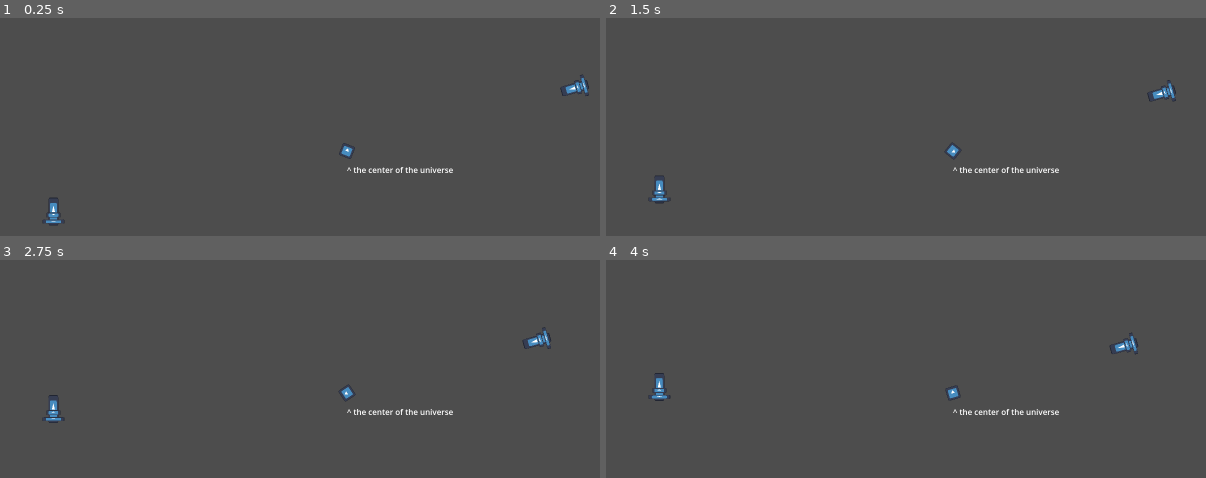
Above: before the commit, frames 1-4 (two rows, left to right).
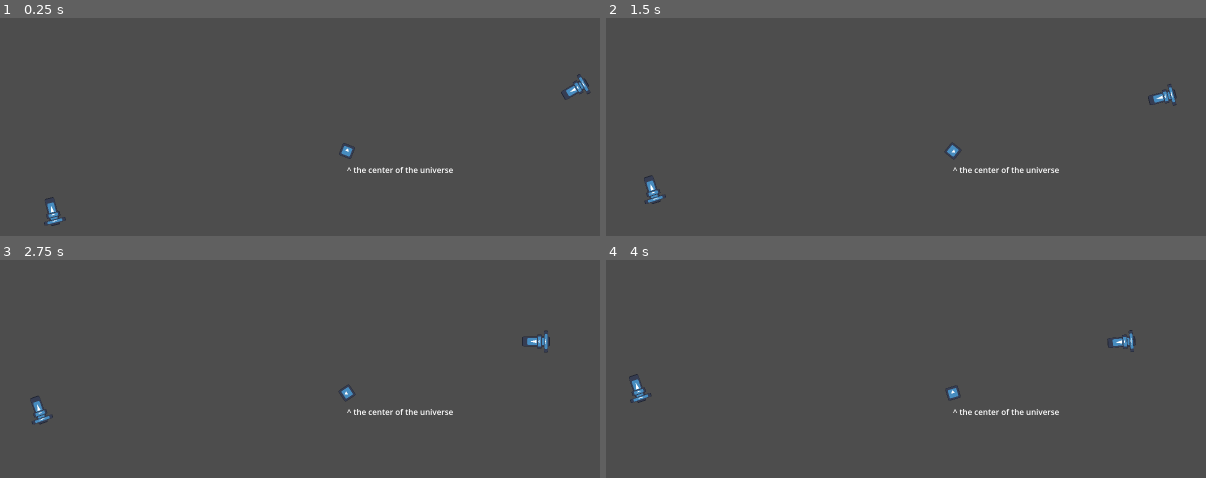
Above: after the commit, the same moments.

Repository: Bromeon/LudumDare54
Game: Godot game, scene res://Scenes/Main/Main.tscn
Two runs of this game, one before a commit and one after it. Both use one fixed random seed, a clock stepped at 60 frames per second and the inputs below. The engine's default icon, where the game draws it, is replaced by a stand-in: a white triangle on a blue panel in a dark square.
Inputs:
- Up to frame 1 (0.25 s): no input
- Up to frame 2 (1.5 s): no input
- Up to frame 3 (2.75 s): no input
- Up to frame 4 (4 s): no input

The runs differ from the first frame. In frame 1, 0.3% of the frame differs, in the area x 7-99%, y 25-95%; in frame 2, 0.5%; in frame 3, 0.5%; in frame 4, 0.6%, in the area x 3-89%, y 32-66%.

Commit message:
Smooth paths

Diff:
--- a/Scenes/Main/Main.gd
+++ b/Scenes/Main/Main.gd
@@ -15,7 +15,8 @@
 		var curve: Curve2D = path.curve
 
 		var cur = curve.get_point_position(0)
-		var next = curve.get_point_position(1)
+		var next = curve.sample(0, 0.01)
+
 		var direction = (next - cur).angle() + deg_to_rad(90)
 
 		ship.global_position = cur
--- a/Scenes/Main/Main.tscn
+++ b/Scenes/Main/Main.tscn
@@ -7,13 +7,13 @@
 
 [sub_resource type="Curve2D" id="Curve2D_jirfs"]
 _data = {
-"points": PackedVector2Array(0, 0, 0, 0, -587, 130, 0, 0, 0, 0, -588, -290, 0, 0, 0, 0, -157, -439, 0, 0, 0, 0, 655, -192, 0, 0, 0, 0, 644, 299, 0, 0, 0, 0, -432, 338, 0, 0, 0, 0, -587, 130)
+"points": PackedVector2Array(35.9188, 156.022, -35.9188, -156.022, -587, 130, -138.748, 132.021, 138.748, -132.021, -588, -290, -113.521, -14.2952, 113.521, 14.2952, -157, -439, -44.5675, -110.157, 44.5675, 110.157, 655, -192, 89.9759, -69.7944, -89.9759, 69.7944, 644, 299, 120.248, 33.6359, -120.248, -33.6359, -432, 338, 0, 0, 0, 0, -587, 130)
 }
 point_count = 7
 
 [sub_resource type="Curve2D" id="Curve2D_g1md0"]
 _data = {
-"points": PackedVector2Array(0, 0, 0, 0, 463, -128, 0, 0, 0, 0, 213, -57, 0, 0, 0, 0, 150, 459, 0, 0, 0, 0, -341, 269, 0, 0, 0, 0, -509, -167, 0, 0, 0, 0, 88, -466, 0, 0, 0, 0, 550, -343, 0, 0, 0, 0, 463, -128)
+"points": PackedVector2Array(87.552, -56.1231, -87.552, 56.1231, 463, -128, 147.043, -84.1847, -147.043, 84.1847, 213, -57, 126.838, -2.24492, -126.838, 2.24492, 150, 459, 135.818, 140.308, -135.818, -140.308, -341, 269, -23.5717, 148.165, 23.5717, -148.165, -509, -167, -122.348, 1.12246, 122.348, -1.12246, 88, -466, -42.6536, -96.5317, 42.6536, 96.5317, 550, -343, 0, 0, 0, 0, 463, -128)
 }
 point_count = 8
 
@@ -41,7 +41,7 @@
 
 [node name="PathFollow2D" type="PathFollow2D" parent="SupplyPaths/Path1"]
 position = Vector2(-587, 130)
-rotation = -1.57318
+rotation = -1.79707
 
 [node name="SupplyShip" parent="SupplyPaths/Path1/PathFollow2D" instance=ExtResource("4_6dkld")]
 position = Vector2(0, -1)
@@ -51,7 +51,7 @@
 
 [node name="PathFollow2D" type="PathFollow2D" parent="SupplyPaths/Path2"]
 position = Vector2(463, -128)
-rotation = 2.86488
+rotation = 2.57155
 scale = Vector2(1, 1)
 
 [node name="SupplyShip" parent="SupplyPaths/Path2/PathFollow2D" instance=ExtResource("4_6dkld")]
